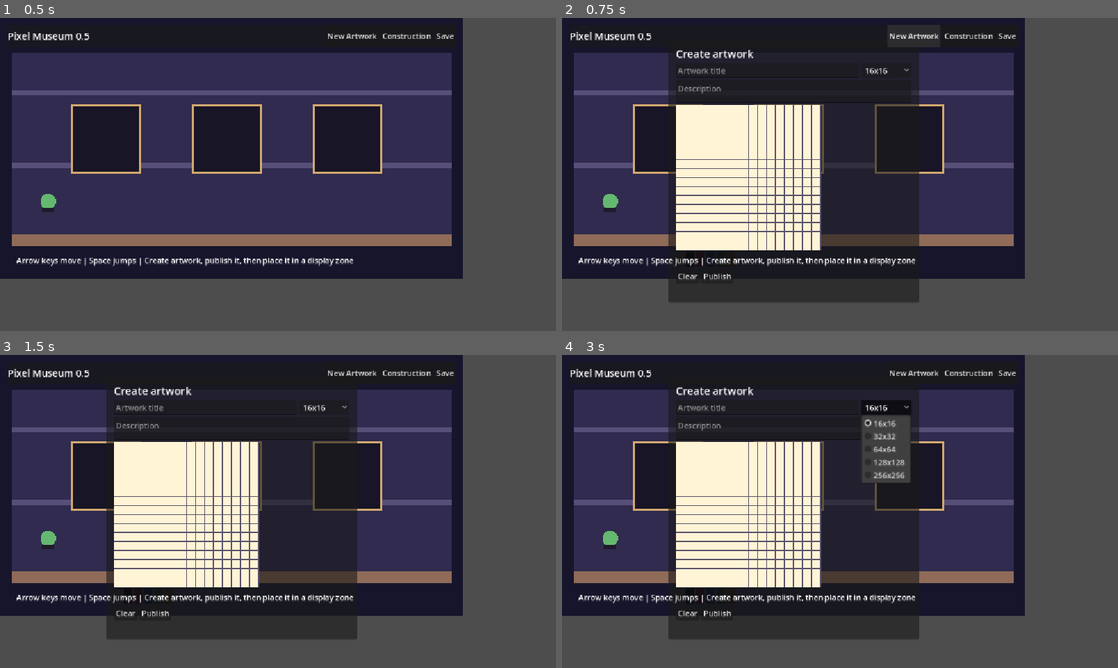
Above: before the commit, frames 1-4 (two rows, left to right).
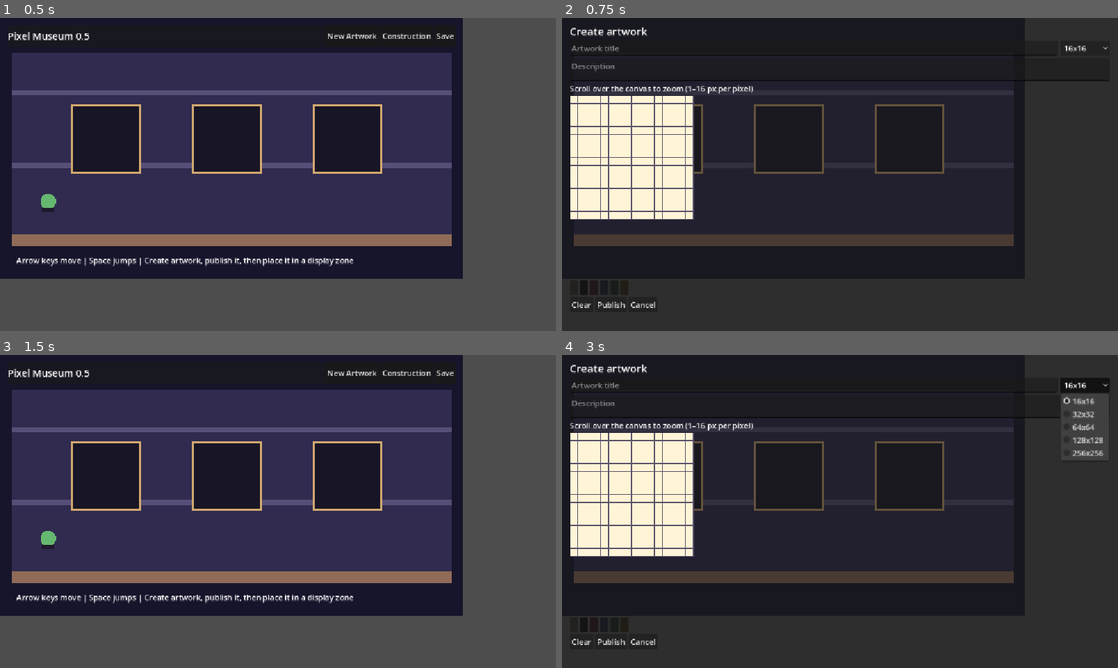
Above: after the commit, the same moments.

Repository: Yhtomitos/PixelMuseum
Game: Godot game, scene res://node_2d.tscn
Two runs of this game, one before a commit and one after it. Both use one fixed random seed, a clock stepped at 60 frames per second and the inputs below.
Inputs (mouse positions are in pixels of both pictures, inside the frame that each line leads up to):
- Up to frame 1 (0.5 s): no input
- Up to frame 2 (0.75 s): click "New Artwork" at 0.5 s
- Up to frame 3 (1.5 s): click (83, 642) at 1.25 s, where only the run after the commit has a clickable "Cancel"
- Up to frame 4 (3 s): click "New Artwork" at 2 s; click "16x16" at 2.75 s

Frame 1 is identical in both runs. In frame 2, 61% of the frame differs, in the area x 0-100%, y 0-100%; in frame 3, 30%; in frame 4, 62%.

Commit message:
Implemented the full-window editor and scroll-wheel zoom.
Editing now takes over the full museum window.
HUD is hidden while editing and restored on publish/cancel.
Added a scrollable canvas area.
Scroll-wheel zoom ranges from 1 to 16 screen pixels per artwork pixel.
Initial zoom automatically fits:
16×16 → 16 px per pixel
32×32 → 8 px per pixel
64×64 → 4 px per pixel
128×128 → 2 px per pixel
256×256 → 1 px per pixel
Added a Cancel button.

Diff:
--- a/scripts/museum_app.gd
+++ b/scripts/museum_app.gd
@@ -5,6 +5,7 @@
 var construction_mode := false
 var editor: PanelContainer
 var gallery_picker: GalleryPicker
+var hud_layer: CanvasLayer
 var info_label: Label
 var selected_artwork: Dictionary = {}
 var gallery_zone_id := ""
@@ -94,12 +95,12 @@
 	return Rect2(bounds.position + (bounds.size - fitted_size) * 0.5, fitted_size)
 
 func _build_hud() -> void:
-	var layer := CanvasLayer.new()
-	add_child(layer)
+	hud_layer = CanvasLayer.new()
+	add_child(hud_layer)
 	var panel := PanelContainer.new()
 	panel.position = Vector2(16, 14)
 	panel.size = Vector2(928, 46)
-	layer.add_child(panel)
+	hud_layer.add_child(panel)
 	var row := HBoxContainer.new()
 	panel.add_child(row)
 	var title := Label.new()
@@ -124,14 +125,18 @@
 	info_label = Label.new()
 	info_label.position = Vector2(34, 490)
 	info_label.text = "Arrow keys move | Space jumps | Create artwork, publish it, then place it in a display zone"
-	layer.add_child(info_label)
+	hud_layer.add_child(info_label)
 
 func _open_editor() -> void:
 	if editor != null or gallery_picker != null:
 		return
 	editor = preload("res://scripts/pixel_editor.gd").new()
-	editor.position = Vector2(220, 46)
+	editor.position = Vector2.ZERO
+	editor.size = get_viewport_rect().size
 	editor.published.connect(_on_artwork_published)
+	editor.cancelled.connect(_remove_editor)
+	if hud_layer:
+		hud_layer.visible = false
 	add_child(editor)
 
 func _on_artwork_published(artwork: Dictionary) -> void:
@@ -143,6 +148,8 @@
 	if editor:
 		editor.queue_free()
 		editor = null
+	if hud_layer:
+		hud_layer.visible = true
 
 func _open_gallery_picker(zone_id: String) -> void:
 	if gallery_picker != null or AppState.artworks.is_empty():
--- a/scripts/pixel_editor.gd
+++ b/scripts/pixel_editor.gd
@@ -1,11 +1,13 @@
 extends PanelContainer
 
 signal published(artwork: Dictionary)
+signal cancelled
 
 var canvas_size := 16
 var pixels := PackedByteArray()
 var selected_index := 1
 var grid: Control
+var grid_scroll: ScrollContainer
 var title_input: LineEdit
 var description_input: TextEdit
 var size_select: OptionButton
@@ -13,7 +15,7 @@
 var colors: Array[Color] = [Color("#fff4d6"), Color("#201a2b"), Color("#d94f70"), Color("#4f83d9"), Color("#65b86f"), Color("#e6b84f")]
 
 func _ready() -> void:
-	custom_minimum_size = Vector2(520, 440)
+	custom_minimum_size = Vector2(960, 540)
 	pixels.resize(canvas_size * canvas_size)
 	_build_ui()
 
@@ -45,10 +47,21 @@
 	description_input.placeholder_text = "Description"
 	description_input.custom_minimum_size.y = 48
 	column.add_child(description_input)
+	var zoom_row := HBoxContainer.new()
+	column.add_child(zoom_row)
+	var zoom_help := Label.new()
+	zoom_help.text = "Scroll over the canvas to zoom (1–16 px per pixel)"
+	zoom_help.size_flags_horizontal = Control.SIZE_EXPAND_FILL
+	zoom_row.add_child(zoom_help)
+	grid_scroll = ScrollContainer.new()
+	grid_scroll.size_flags_horizontal = Control.SIZE_EXPAND_FILL
+	grid_scroll.size_flags_vertical = Control.SIZE_EXPAND_FILL
+	grid_scroll.custom_minimum_size = Vector2(0, 260)
+	grid_scroll.clip_contents = true
+	column.add_child(grid_scroll)
 	grid = _PixelGrid.new()
-	grid.custom_minimum_size = Vector2(300, 300)
 	grid.pixel_changed.connect(_on_pixel_changed)
-	column.add_child(grid)
+	grid_scroll.add_child(grid)
 	var palette := HBoxContainer.new()
 	column.add_child(palette)
 	for index in colors.size():
@@ -68,6 +81,10 @@
 	publish_button.text = "Publish"
 	publish_button.pressed.connect(_publish)
 	actions.add_child(publish_button)
+	var cancel_button := Button.new()
+	cancel_button.text = "Cancel"
+	cancel_button.pressed.connect(cancelled.emit)
+	actions.add_child(cancel_button)
 	status_label = Label.new()
 	column.add_child(status_label)
 	_refresh_grid()
@@ -75,6 +92,7 @@
 func _on_size_selected(index: int) -> void:
 	canvas_size = size_select.get_item_id(index)
 	pixels.resize(canvas_size * canvas_size)
+	grid.set_zoom_to_fit(canvas_size)
 	_refresh_grid()
 
 func _select_color(index: int) -> void:
@@ -103,18 +121,31 @@
 
 class _PixelGrid extends Control:
 	signal pixel_changed(index: int)
+	const MIN_ZOOM: float = 1.0
+	const MAX_ZOOM: float = 16.0
 	var canvas_cells := 16
 	var pixels := PackedByteArray()
 	var colors: Array[Color] = []
+	var pixels_per_cell: float = 16.0
 
 	func configure(next_size: int, next_pixels: PackedByteArray, next_colors: Array[Color]) -> void:
 		canvas_cells = next_size
 		pixels = next_pixels
 		colors = next_colors
+		_update_canvas_size()
 		queue_redraw()
 
+	func set_zoom_to_fit(next_size: int) -> void:
+		pixels_per_cell = clampf(256.0 / float(next_size), MIN_ZOOM, MAX_ZOOM)
+		_update_canvas_size()
+		queue_redraw()
+
+	func _update_canvas_size() -> void:
+		custom_minimum_size = Vector2(canvas_cells, canvas_cells) * pixels_per_cell
+		size = custom_minimum_size
+
 	func _draw() -> void:
-		var cell: float = minf(self.size.x, self.size.y) / float(canvas_cells)
+		var cell: float = pixels_per_cell
 		for y in canvas_cells:
 			for x in canvas_cells:
 				var index := y * canvas_cells + x
@@ -124,7 +155,21 @@
 					draw_rect(Rect2(x * cell, y * cell, cell, cell), Color("#5b536b"), false, 1.0)
 
 	func _gui_input(event: InputEvent) -> void:
+		if event is InputEventMouseButton and event.pressed:
+			if event.button_index == MOUSE_BUTTON_WHEEL_UP:
+				pixels_per_cell = clampf(pixels_per_cell * 1.25, MIN_ZOOM, MAX_ZOOM)
+				_update_canvas_size()
+				queue_redraw()
+				accept_event()
+				return
+			if event.button_index == MOUSE_BUTTON_WHEEL_DOWN:
+				pixels_per_cell = clampf(pixels_per_cell / 1.25, MIN_ZOOM, MAX_ZOOM)
+				_update_canvas_size()
+				queue_redraw()
+				accept_event()
+				return
 		if event is InputEventMouseButton and event.pressed and event.button_index == MOUSE_BUTTON_LEFT:
-			var cell: float = minf(self.size.x, self.size.y) / float(canvas_cells)
+			var cell: float = pixels_per_cell
 			var point: Vector2 = event.position / cell
-			pixel_changed.emit(int(point.y) * canvas_cells + int(point.x))
+			if point.x >= 0.0 and point.y >= 0.0 and point.x < canvas_cells and point.y < canvas_cells:
+				pixel_changed.emit(int(point.y) * canvas_cells + int(point.x))
